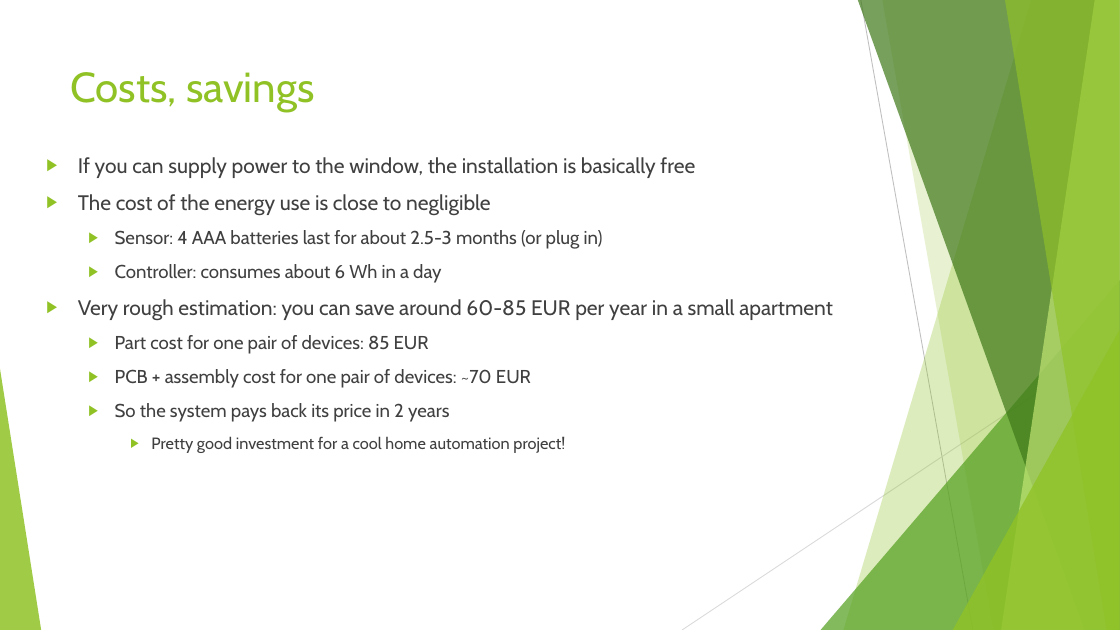
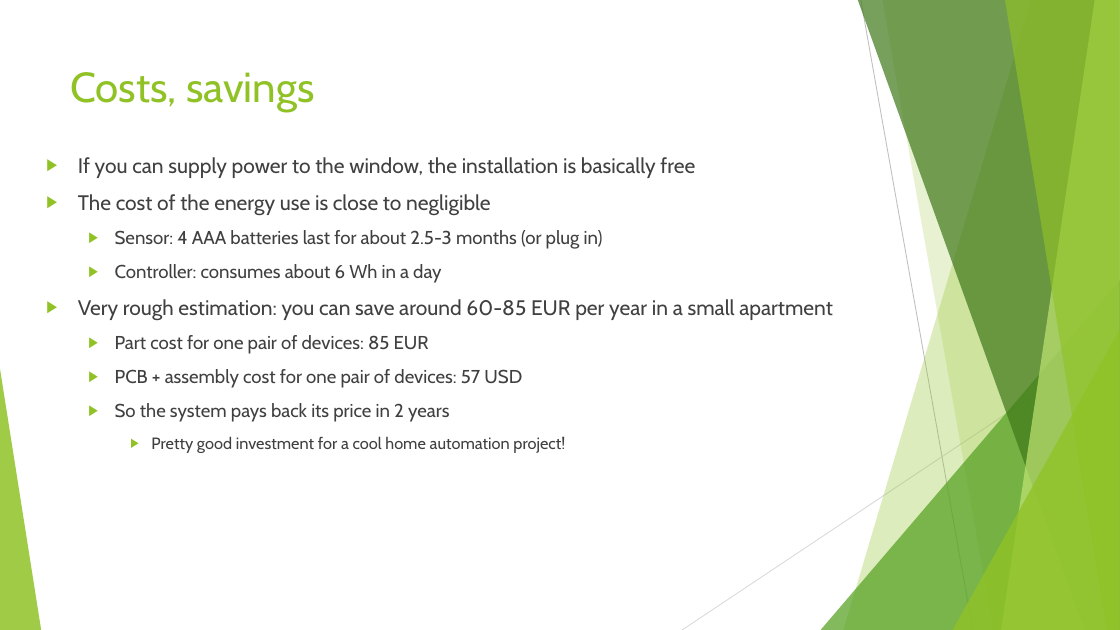
Before and after one commit to csimi97/HEKK, a slide deck: slide 7 of Documentation/Presentation_long.pptx. Drawn at 1120x630 pixels with LibreOffice and Linux fonts; fonts in the diff are those of the drawing. Boxes give left, top, right and bottom in pixels: in the first picture for what was removed or moved away, otherwise in the second. Text is boxed around its words. In the diff, an @@ line names an element or a change of style, - is before the commit and + after.

```diff
--- a/Documentation/Presentation_long.pptx
+++ b/Documentation/Presentation_long.pptx
@@ text at [115, 369, 522, 388]: text changed @@
-  ▶ PCB + assembly cost for one pair of devices: ~70 EUR
+  ▶ PCB + assembly cost for one pair of devices: 57 USD
```
Also in this commit, not shown: 18 other files.
